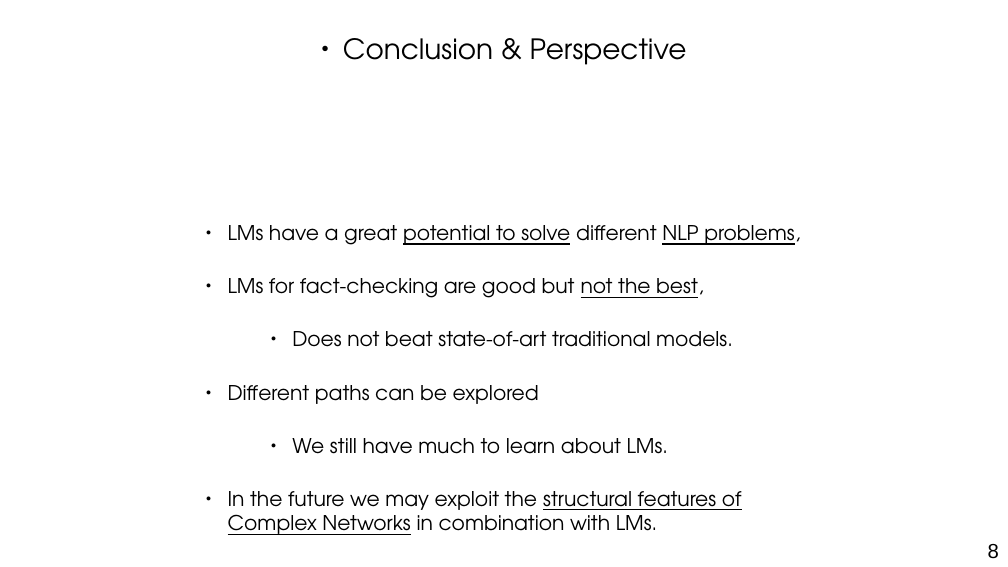
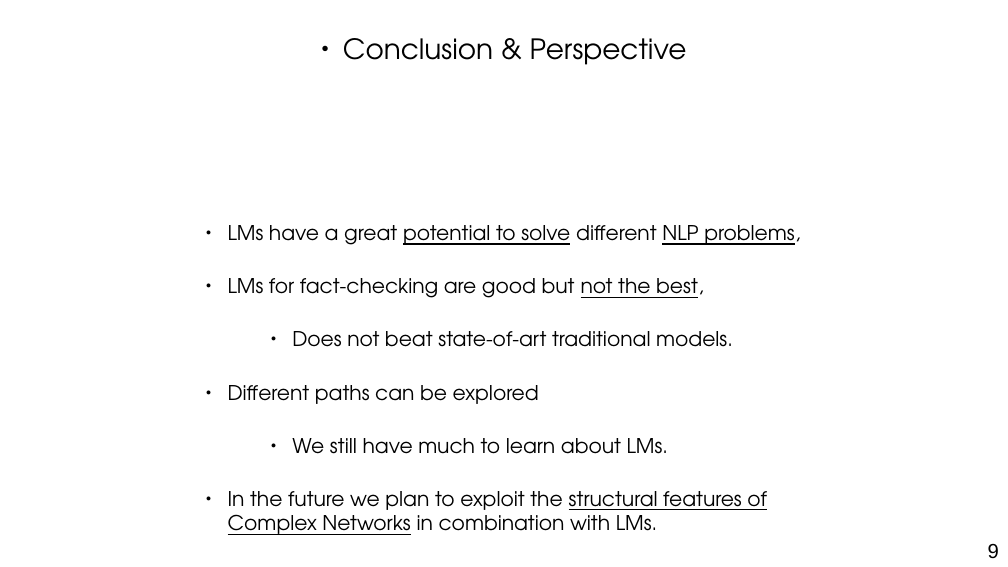
Before and after one commit to othmanelhoufi/LM-for-FactChecking, a slide deck: slide 9 of presentation/NLP_fact_checking.odp (slide 8 before the commit). Drawn at 1008x567 pixels with LibreOffice and Linux fonts; fonts in the diff are those of the drawing. Boxes give left, top, right and bottom in pixels: in the first picture for what was removed or moved away, otherwise in the second. Text is boxed around its words. In the diff, an @@ line names an element or a change of style, - is before the commit and + after.

```diff
--- a/presentation/NLP_fact_checking.odp
+++ b/presentation/NLP_fact_checking.odp
@@ text at [228,491,767,535]: text changed @@
-● In the future we may exploit the structural features of Complex Networks in combination with LMs.
+● In the future we plan to exploit the structural features of Complex Networks in combination with LMs.
@@ page number at [988,544,999,559]: text changed @@
-8
+9
```
Also in this commit, not shown: 4 other slides changed, 2 slides added, 1 other file.
